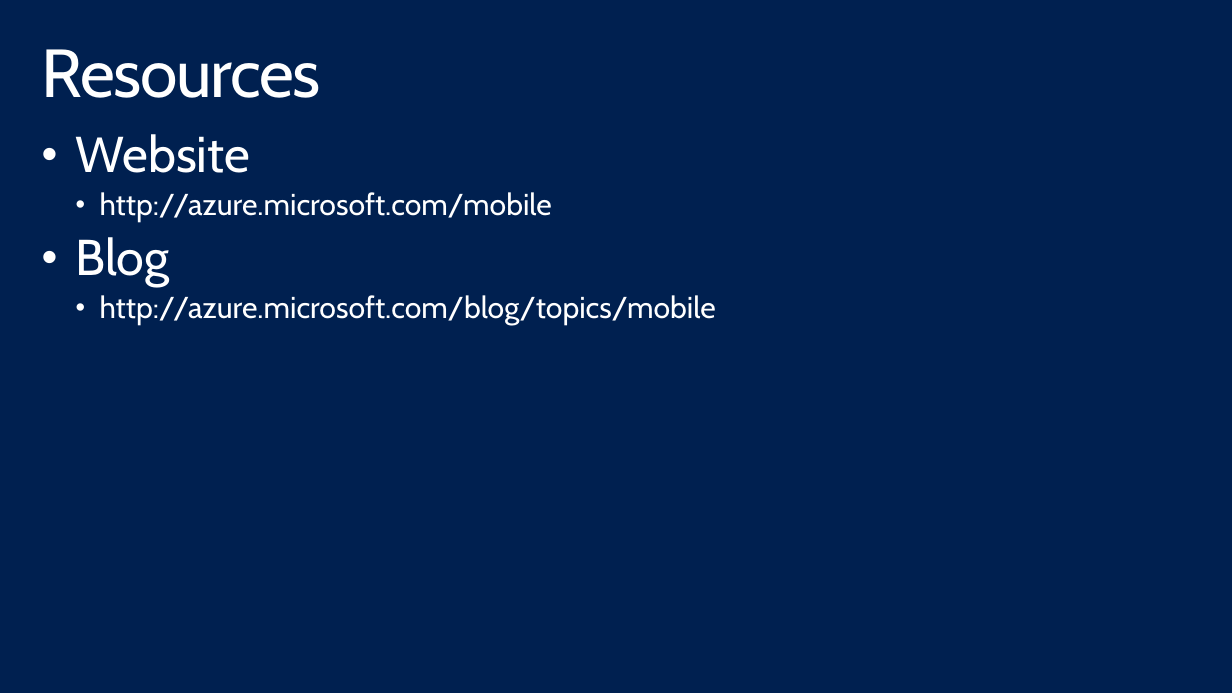
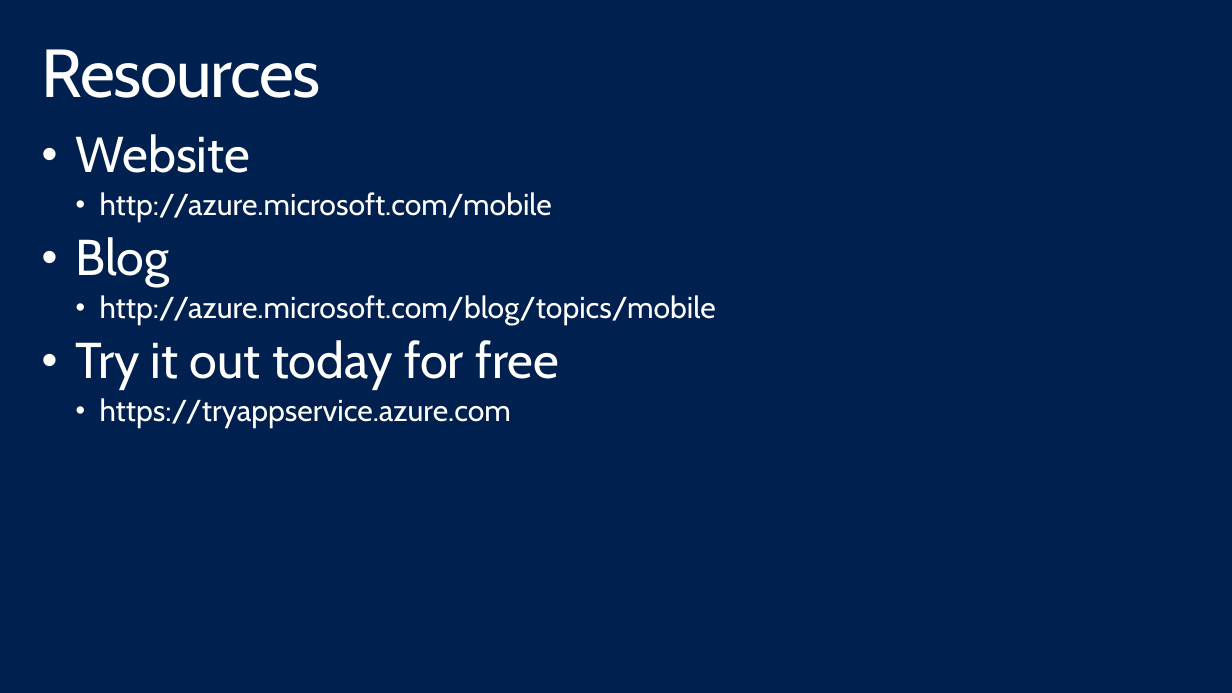
Before and after one commit to shawnweisfeld/20150531_MobileServices, a slide deck: slide 30 of Mobile Services.pptx. Drawn at 1232x693 pixels with LibreOffice and Linux fonts; fonts in the diff are those of the drawing; background and template pictures are left out. Boxes give left, top, right and bottom in pixels: in the first picture for what was removed or moved away, otherwise in the second. Text is boxed around its words. In the diff, an @@ line names an element or a change of style, - is before the commit and + after.

Commit message:
updated ppt with trial link

```diff
--- a/Mobile Services.pptx
+++ b/Mobile Services.pptx
@@ text at (x1=76, y1=340, x2=559, y2=429): paragraphs added @@
+• Try it out today for free
+  • https://tryappservice.azure.com
```
